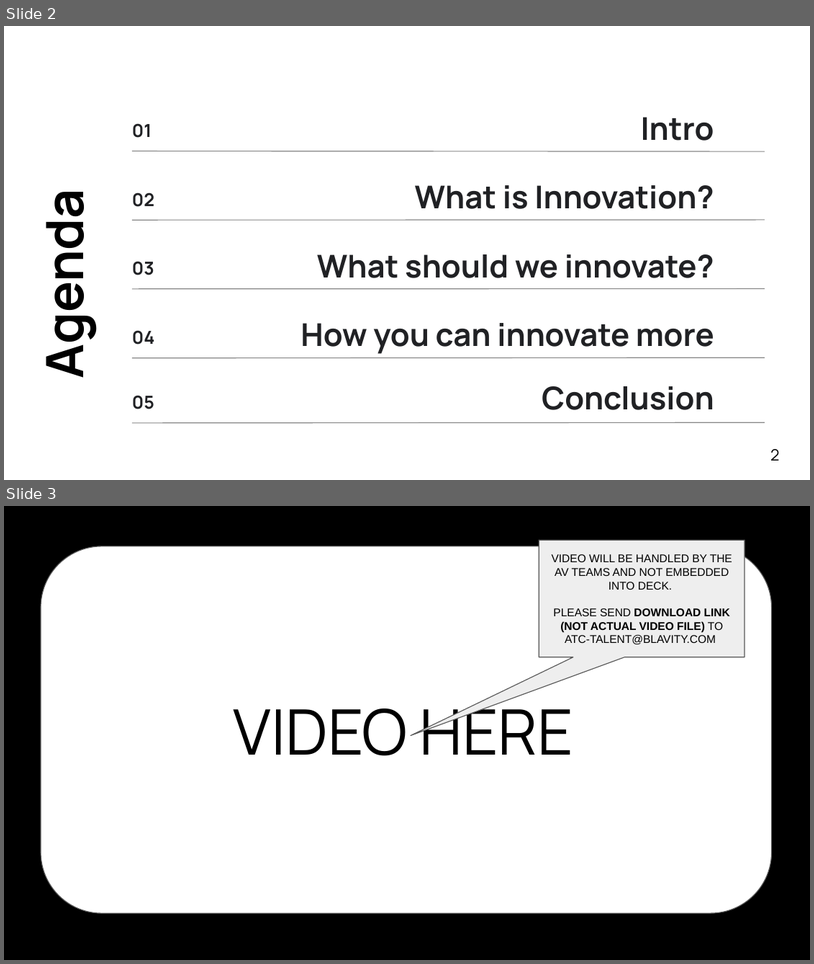
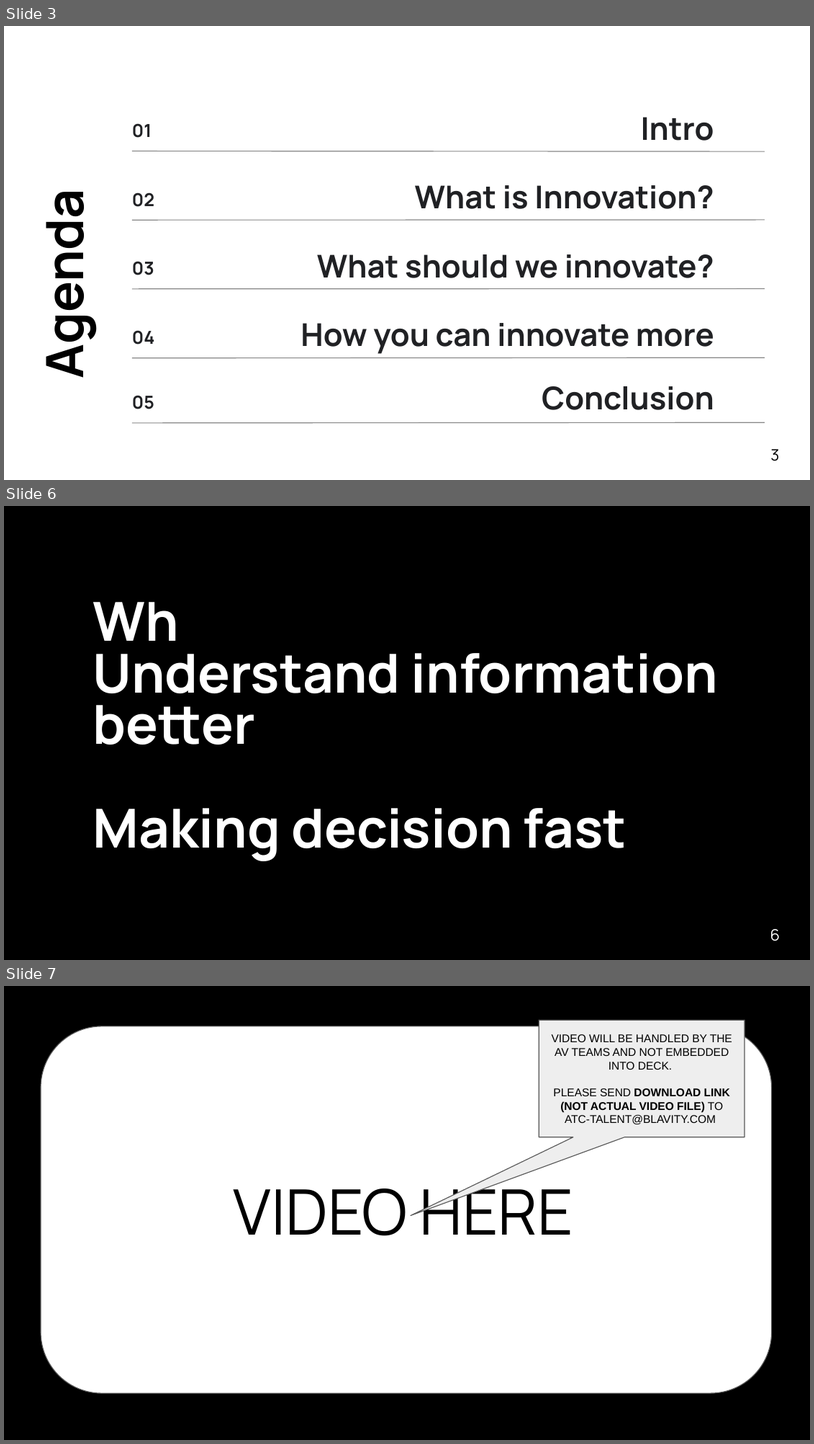
Before and after one commit to ggreen/real-time-AI-ML-event-streaming, a slide deck: docs/conferences/afrotech-realtime-ai-2024.pptx. Shown one above the other, each under a label of ours: slides 2 and 3 before the commit, slides 3, 6 and 7 after it; the slides between them are not shown. The pictures are 814x964 and 814x1444 pixels, drawn with LibreOffice and Linux fonts; fonts in the diff are those of the drawing; background and template pictures are left out. Boxes give left, top, right and bottom in pixels: in the first picture for what was removed or moved away, otherwise in the second. Text is boxed around its words. In the diff, an @@ line names an element or a change of style, - is before the commit and + after.

```diff
--- a/docs/conferences/afrotech-realtime-ai-2024.pptx
+++ b/docs/conferences/afrotech-realtime-ai-2024.pptx
@@ slide 6 added at [4,506,810,960], background #000000 @@
@@ text added at [93,602,718,861], 48 pt, text #FFFFFF, bold @@
+Wh
+Understand information better
+Making decision fast
@@ page number added at [771,929,781,941], 14 pt, text #FFFFFF @@
+6
@@ what was slide 2 is now slide 3 @@
@@ page number at [771,449,779,461]: text changed @@
-2
+3
@@ what was slide 3 is now slide 7 @@
```
Also in this commit, not shown: 8 other slides added, 3 slides removed.
